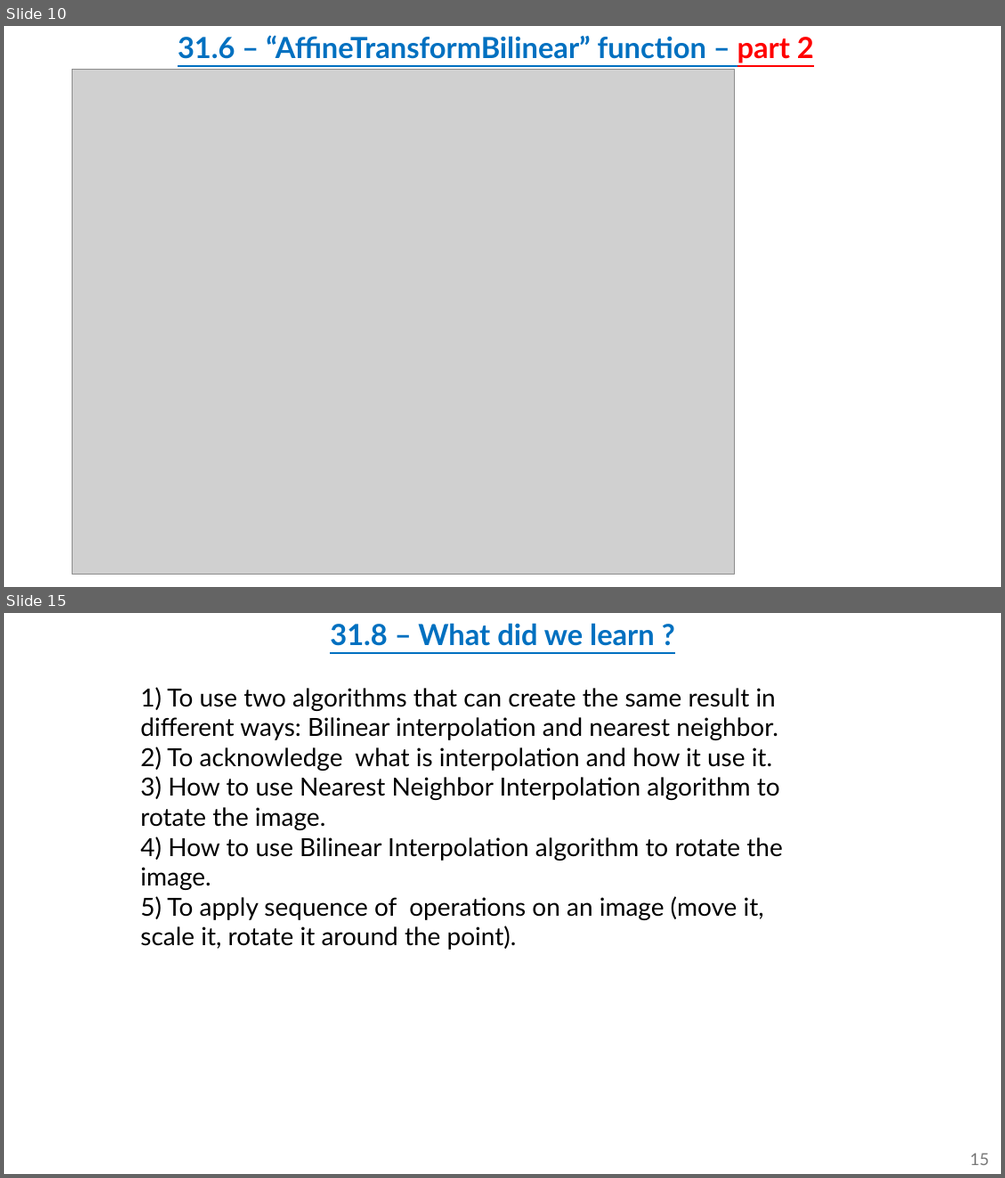
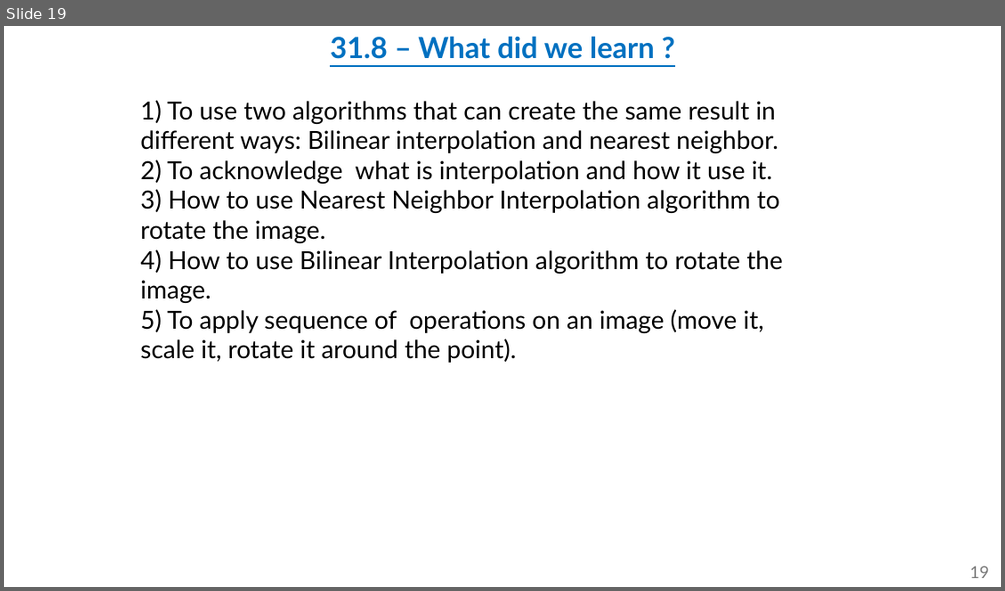
Before and after one commit to omripony/image-processing, a slide deck: labs/lab31-waiting for grade/version 2/1950-2210-7939-ImPr31-1.pptx. Shown one above the other, each under a label of ours: slides 10 and 15 before the commit, slide 19 after it; the slides between them are not shown. The pictures are 1005x1178 and 1005x591 pixels, drawn with LibreOffice and Linux fonts; fonts in the diff are those of the drawing; grey boxes stand for pictures. Boxes give left, top, right and bottom in pixels: in the first picture for what was removed or moved away, otherwise in the second. Text is boxed around its words. In the diff, an @@ line names an element or a change of style, - is before the commit and + after.

```diff
--- a/labs/lab31-waiting for grade/version 2/1950-2210-7939-ImPr31-1.pptx
+++ b/labs/lab31-waiting for grade/version 2/1950-2210-7939-ImPr31-1.pptx
@@ slide 10 removed at [4, 26, 1001, 587], background #FFFFFF @@
@@ text removed at [178, 35, 814, 63] @@
-31.6 – “AffineTransformBilinear” function – part 2
@@ picture removed at [72, 69, 734, 573] @@
@@ what was slide 15 is now slide 19 @@
@@ page number at [970, 565, 989, 578]: text changed @@
-15
+19
```
Also in this commit, not shown: 4 slides changed, 9 slides added, 4 other slides removed, 33 other files.
